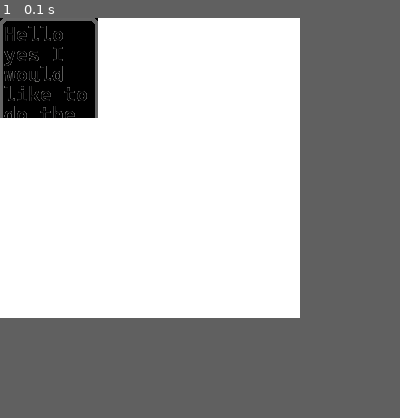
Above: before the commit, frame 1.
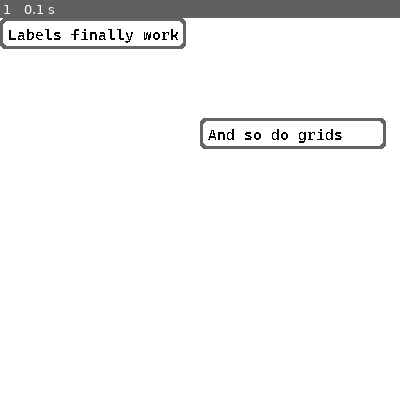
Above: after the commit, the same moment.

Repository: Camleaf/ICS3U
Game: pygame game, started from U3/lib/menutils/menutilstest.py
The game is run twice, just before and just after one commit, with the same random seed, the same clock (stepped at 60 frames per second) and the same inputs.
Inputs:
- Up to frame 1 (0.1 s): no input
In our replay, the window is 300x300 before the commit and 400x400 after it. These sizes can differ from the game's own. Grey fills any space a smaller window leaves; there, only what the larger window draws over its background counts as a difference.

The runs differ from the first frame. In frame 1, 7.3% of the frame differs, in the area x 0-97%, y 0-33%.

Commit message:
labels and grid work, now time for itneractive stuff

Diff:
--- a/U3/lib/menutils/menutils.py
+++ b/U3/lib/menutils/menutils.py
@@ -11,7 +11,7 @@
 
 # default color declarations just since it is a library
 BLACK = (0,0,0)
-WHITE = (0,0,0)
+WHITE = (255,255,255)
 GRAY = (100,100,100)
 
 class Window:
@@ -121,7 +121,7 @@
         self._objects:dict[objectID, list] = {}
         # list is defined as [object, (col_pos, row_pos, span)]
 
-    def pack(self, object, row:int = 0, column:int = 0, columnspan:int = 1):
+    def pack(self, object, row:int = 0, column:int = 0, columnspan:int = 1, ID:str=None):
         object:__Object = object
         if object == "grid":
             raise Exception("Grid object attempted to pack other Grid object")
@@ -131,8 +131,8 @@
 
         if columnspan > self._column_count or columnspan < 1:
             raise Exception("Columnspan either greater than number of columns, is zero, or is negative")
-
-        ID = _create_id(object)
+        if ID is None:
+            ID = _create_id(object)
         self._objects[ID] = [object, (column, row, columnspan)]
 
 
@@ -145,7 +145,7 @@
         return "grid"
 
 _default_font_filepath = __os.path.join(f"{__os.getcwd()}","gameFont.ttf")
-def _create_multiline_text(window:Window, text:str,font_file:str=_default_font_filepath, size=20, width=100, color: tuple[int]=BLACK) -> pg.SurfaceType:
+def _create_multiline_text(window:Window, text:str, padding=10, font_file:str=_default_font_filepath, size=20, width=100, color: tuple[int]=BLACK) -> pg.SurfaceType:
     # this won't run very much so the overhead can be greater
     font = pg.font.Font(font_file, size)
     lines = [[]]
@@ -157,8 +157,8 @@
 
 
 
-        if current_width + word_width > width:
-            if word_width > width:
+        if current_width + word_width > width-padding*2:
+            if word_width > width - padding*2:
                 raise Exception(f"Word {word} greater pixel length ({word_width}) than width ({width})")
             current_line += 1
             lines.append([word])
@@ -170,11 +170,11 @@
         current_width += word_width
 
     # create the surface
-    surf = pg.Surface([width,len(lines)*size])
+    surf = pg.Surface([width,len(lines)*size+size])
     surf.set_colorkey(window.transparency_key)
     surf.fill(window.transparency_key)
     for index, line in enumerate(lines):
-        text = font.render(' '.join(line),True,color)
+        text = font.render(' '.join(line),False,color)
         surf.blit(text, (0,index*size))
 
     return surf
@@ -234,7 +234,7 @@
     """A label class meant for storing multiline text inheriting from __Object"""
     def __init__(self, window, text:str = '', width:int=100, text_padding:int=8, text_size:int=20, border_width:int=3, corner_radius:int=5, background_color: tuple[int] = WHITE, text_color: tuple[int] = BLACK, border_color:tuple[int] = GRAY):
         super().__init__(window, value=None, text=text, command=None, args=None)
-
+        print(background_color)
         self.width = width
         self.text_padding = text_padding
         self.border_width = border_width
@@ -246,19 +246,21 @@
 
 
     def render(self):
-        self.text_surf = _create_multiline_text(self.window, text=self.text, size=self.text_size, width=self.width, color=self.text_color)
+        self.text_surf = _create_multiline_text(self.window, padding=self.text_padding, text=self.text, size=self.text_size, width=self.width, color=self.text_color)
         # image is absed around self.text_surf plus the text padding needed for the border
-        self._image = pg.Surface([self.width+self.text_padding*2,self.text_surf.get_rect().height+self.text_padding*2])
+        self._image = pg.Surface([self.width+self.text_padding*2,self.text_surf.get_rect().height+self.text_padding*2-self.text_size])
         self._image.set_colorkey(self.window.transparency_key)
-
+        self._image.fill(self.window.transparency_key)
+
+        text_surf_height = self.text_surf.get_rect().height - self.text_size
         pg.draw.rect( # make one slightly bigger
             self._image, self.border_color,
-            (0,0,self.width+self.text_padding*2,self.text_surf.get_rect().height+self.text_padding*2),
+            (0,0,self.width+self.text_padding*2,text_surf_height+self.text_padding*2),
             border_radius=self.corner_radius
         )
         pg.draw.rect(
             self._image, self.background_color,
-            (self.border_width, self.border_width, self.width+self.text_padding*2-self.border_width*2,self.text_surf.get_rect().height+self.text_padding*2-self.border_width*2),
+            (self.border_width, self.border_width, self.width+self.text_padding*2-self.border_width*2,text_surf_height+self.text_padding*2-self.border_width*2),
             border_radius = self.corner_radius
         )
         self._image.blit(self.text_surf, (self.text_padding,self.text_padding))
--- a/U3/lib/menutils/menutilstest.py
+++ b/U3/lib/menutils/menutilstest.py
@@ -5,13 +5,21 @@
 
 pg.init()
 
-display = pg.display.set_mode((300,300))
-window = mu.Window(100,100, (101,101,100))
+display = pg.display.set_mode((400,400))
+window = mu.Window(400,400, (101,101,100))
 
 WHITE=(255,255,255)
-label = mu.Label(window, "Hello yes I would like to do the coding", width=90, text_padding=4, text_size=20, border_width=3, corner_radius=5)
-window.pack(label, (0,0))
 
+grid = mu.Grid(2,2,200,100)
+
+
+label = mu.Label(window, "Labels finally work", width=170, text_size=15, border_width=3, corner_radius=5)
+grid.pack(label, 0, 0, 1, "testlabel")
+
+label = mu.Label(window, "And so do grids", width=170, text_size=15, border_width=3, corner_radius=5)
+grid.pack(label, 1, 1, 1, "testlabel1")
+
+window.pack(grid, (0,0))
 
 while True:
     for event in pg.event.get():
